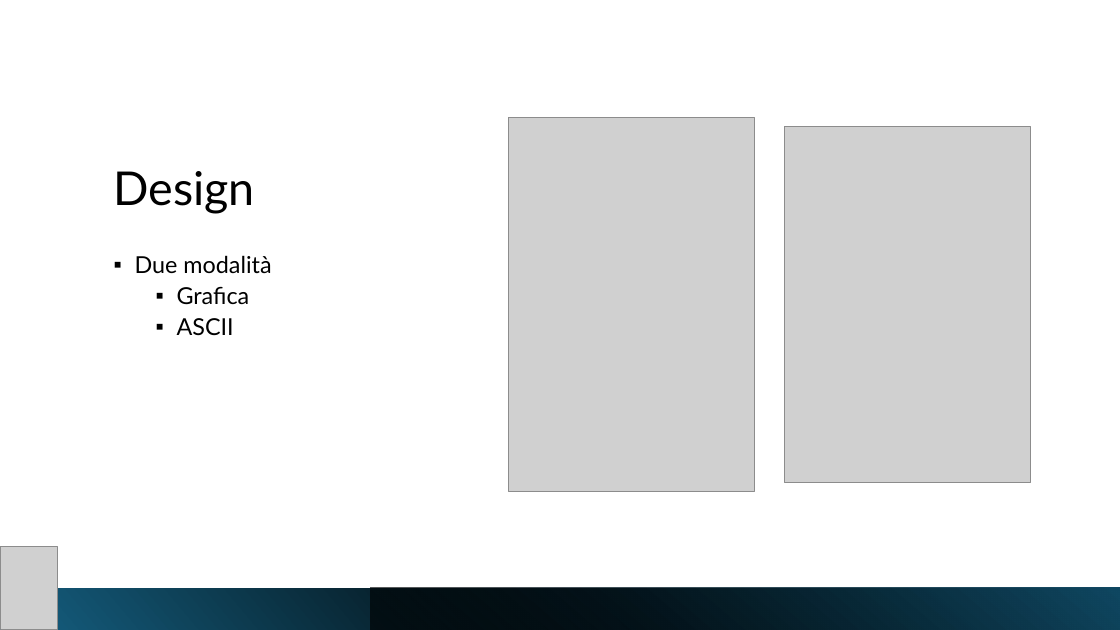
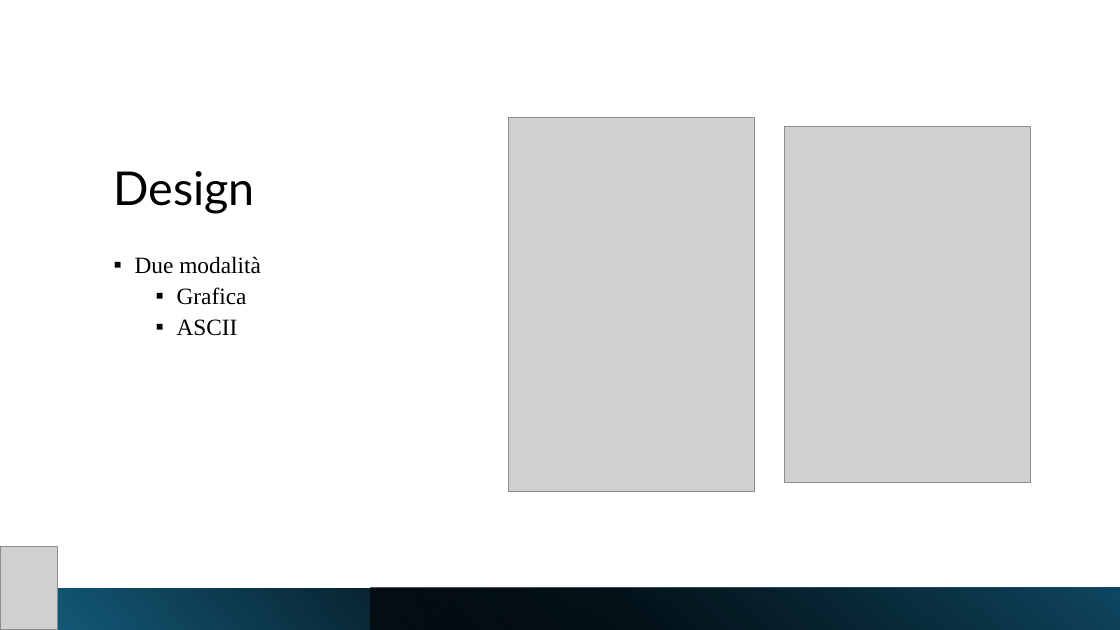
Before and after one commit to geo-petrini/impiccato, a slide deck: slide 5 of docs/Presentazione fatta male.pptx. Drawn at 1120x630 pixels with LibreOffice and Linux fonts; fonts in the diff are those of the drawing; grey boxes stand for pictures. Boxes give left, top, right and bottom in pixels: in the first picture for what was removed or moved away, otherwise in the second. Text is boxed around its words. In the diff, an @@ line names an element or a change of style, - is before the commit and + after.

Commit message:
mix font

```diff
--- a/docs/Presentazione fatta male.pptx
+++ b/docs/Presentazione fatta male.pptx
@@ text "Due modalità" at bbox=[135, 256, 261, 336]: font Lato to Times New Roman @@
```
Also in this commit, not shown: 4 other slides changed.
